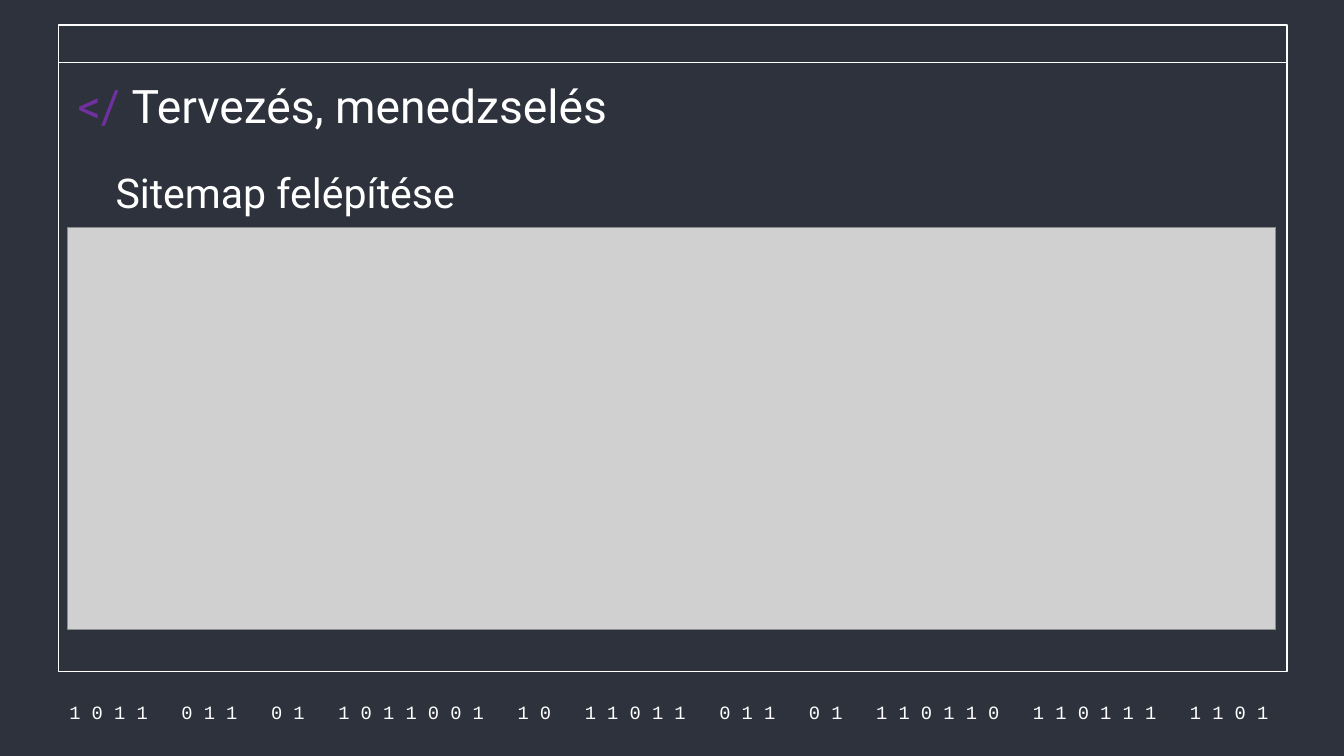
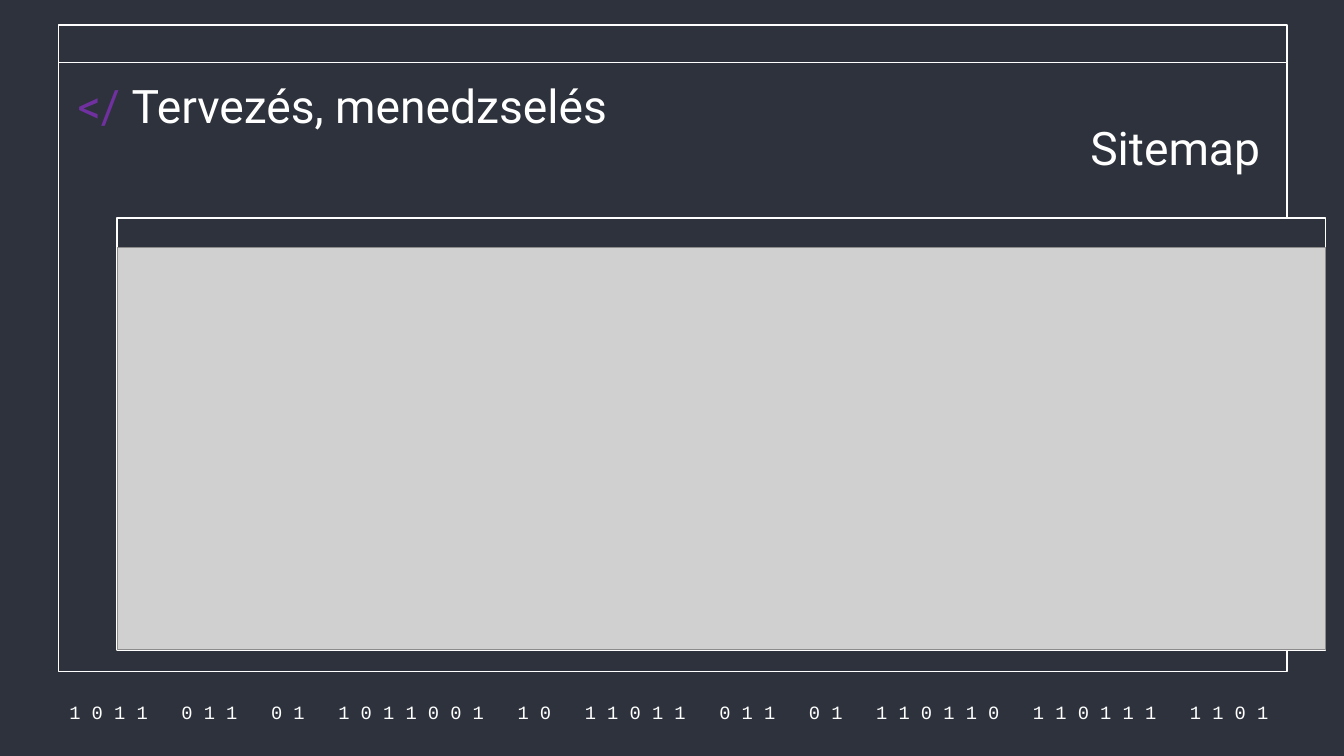
Before and after one commit to Acsilaa/dusza2024-25, a slide deck: slide 4 of gál része.pptx (slide 2 before the commit). Drawn at 1344x756 pixels with LibreOffice and Linux fonts; fonts in the diff are those of the drawing; grey boxes stand for pictures. Boxes give left, top, right and bottom in pixels: in the first picture for what was removed or moved away, otherwise in the second. Text is boxed around its words. In the diff, an @@ line names an element or a change of style, - is before the commit and + after.

```diff
--- a/gál része.pptx
+++ b/gál része.pptx
@@ title "Sitemap" at [1090, 131, 1260, 175]: vertical alignment bottom to top @@
@@ title at [1090, 131, 1260, 175]: text changed; size 29.3 to 33 pt @@
-Sitemap felépítése
+Sitemap
@@ rectangle added at [117, 218, 1326, 650], fill #2D323C, outline #FFFFFF 1 pt @@
@@ picture: place and size @@
-picture at [68, 227, 1275, 629]
+picture at [118, 248, 1326, 650]
```
Also in this commit, not shown: 3 other slides changed, 4 slides added, 3 slides removed.
